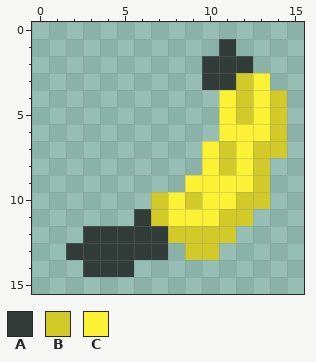
Pixel-art sprite -- Assets/_Assets/Sprites/Weapons/Bananarang.png. The picture above is the old version.
The file is 16x16 pixels.
Palette (. is transparent): A #323c39  B #d2ca29  C #fbf236
Pixels before, first column x 2:
 1 .........A...
 2 ........AAA..
 3 ........AABC.
 4 .........CBCB
 5 .........CBCB
 6 .........CCCB
 7 ........CBCBB
 8 ........CBCB.
 9 .......CCCCB.
10 .....BCBCCBB.
11 ....ABCCCBB..
12 .AAAAABBBB...
13 AAAAAA.BB....
14 .AAA.........
The same view after the edit:
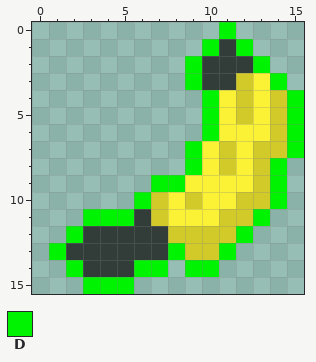
Colours new in this view: D #00f300
Diff:
Changed rows in their new state; - is an unchanged pixel.
first column x 1:
 0 ----------D----
 1 ---------D-D---
 2 --------D---D--
 3 --------D----D-
 4 ---------D----D
 5 ---------D----D
 6 ---------D----D
 7 --------D-----D
 8 --------D----D-
 9 ------DD-----D-
10 -----D-------D-
11 --DDD-------D--
12 -D---------D---
13 D------D--D----
14 -D---DD-DD-----
15 --DDD----------
